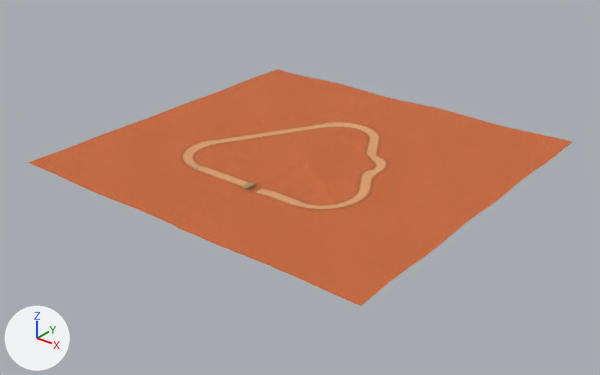
The glTF model public/tracks/boss_desert/visual.glb: old version first, new version second.
Both versions are drawn from a 50 mm camera at (865.0, -828.0, 542.0) aimed at (106.0, 120.0, -46.0). The axes (+X, +Y, +Z) are drawn at lower left. The lights are the same throughout. The older version comes first. Vertices at exactly the same position are counted once.

Objects in the first picture: 'Land', 'Road 04 road', 'Road 05 road', 'Road 09 road' and 5 more.
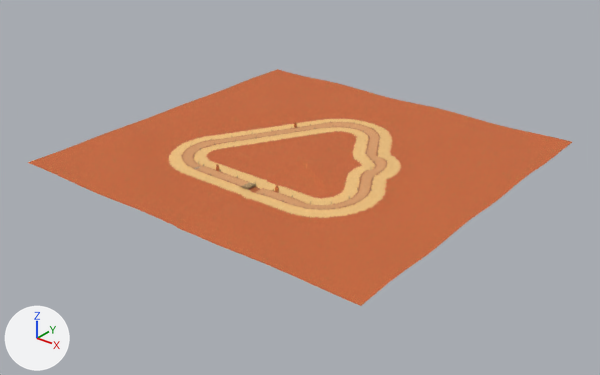
Edits to the scene script, one JSON object a line:
```json
{"op": "add", "block": "img_gold_sand", "code": ["img_gold_sand = load_image('gold_sand', '_unpacked/gold_sand', 64, 32, 'sRGB')"]}
{"op": "add", "block": "mat_kp_golden_sand__mud", "code": ["mat_kp_golden_sand__mud = bpy.data.materials.new('KP Golden Sand [mud]')", "# uses the picture img_gold_sand"]}
{"block": "me_land", "where": "me_land.from_pydata(...)  # 24794 vertices, 48960 faces; spans x -220.0..420.0, y -160.0..453.0, z -2.0..9.0"}
{"block": "me_land", "where": "# used by ob_land; location = (0.0, 0.0, 0.0)"}
{"block": "me_land", "change": "me_land part 1: 4417 faces spanning x -92.0..292.0, y -32.0..325.0, z -2.0..9.0 switch from mat_kp_red_sand__deep to mat_kp_golden_sand__mud"}
{"block": "me_land", "change": "me_land part 2: 811 faces spanning x -72.0..272.0, y -12.0..305.0, z -2.0..9.0 switch from mat_kp_dirt_verge to mat_kp_golden_sand__mud"}
```

Location of each change, [x1, y1, x2, y2] in pixels of the pictures (600 x 375 px):
```json
{"part": 1, "of": "me_land", "change": "recoloured", "before": [169, 118, 401, 218], "after": [169, 118, 401, 218], "on screen": "orange to beige"}
{"part": 2, "of": "me_land", "change": "recoloured", "before": [180, 121, 390, 211], "after": [180, 121, 390, 211]}
```
